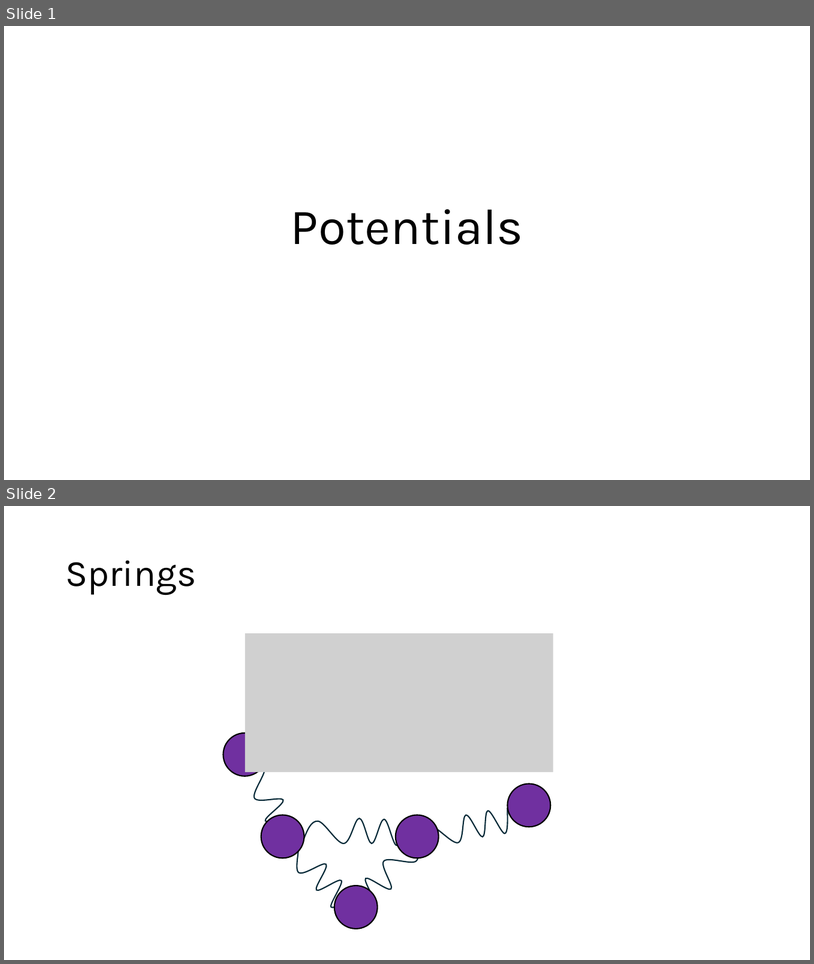
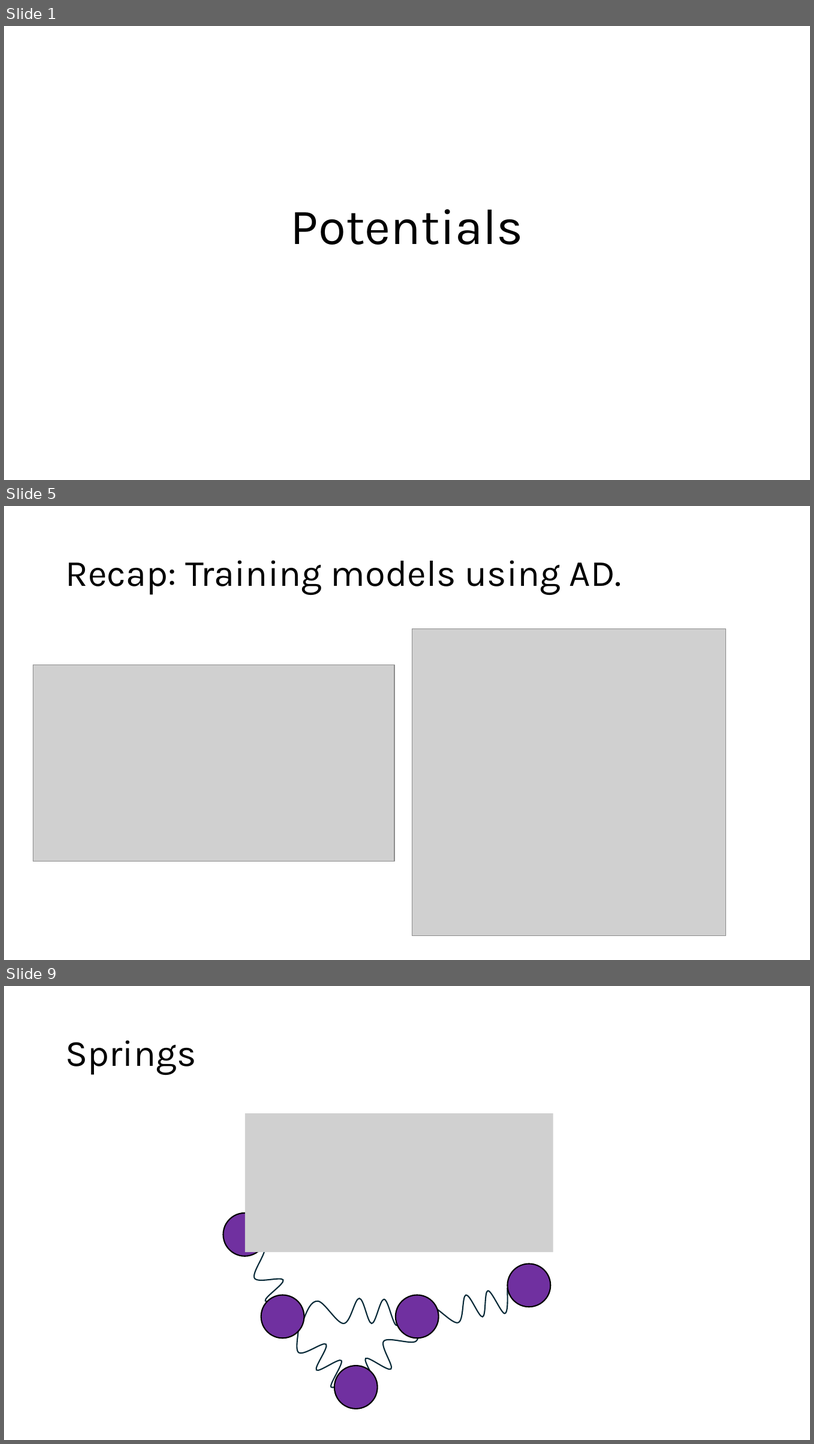
Before and after one commit to Mads-PeterVC/imlms, a slide deck: lessons/lesson_3/lecture3.pptx. Shown one above the other, each under a label of ours: slides 1 and 2 before the commit, slides 1, 5 and 9 after it; the slides between them are not shown. The pictures are 814x964 and 814x1444 pixels, drawn with LibreOffice and Linux fonts; fonts in the diff are those of the drawing; grey boxes stand for pictures. Boxes give left, top, right and bottom in pixels: in the first picture for what was removed or moved away, otherwise in the second. Text is boxed around its words. In the diff, an @@ line names an element or a change of style, - is before the commit and + after.

```diff
--- a/lessons/lesson_3/lecture3.pptx
+++ b/lessons/lesson_3/lecture3.pptx
@@ slide 5 added at <box>4,506,810,960</box>, background #FFFFFF @@
@@ title added at <box>65,560,622,595</box>, 44 pt, text #000000 @@
+Recap: Training models using AD.
@@ picture added at <box>413,629,726,936</box> @@
@@ picture added at <box>33,664,395,861</box> @@
@@ what was slide 2 is now slide 9 @@
```
Also in this commit, not shown: 7 other slides added, 6 other files.
